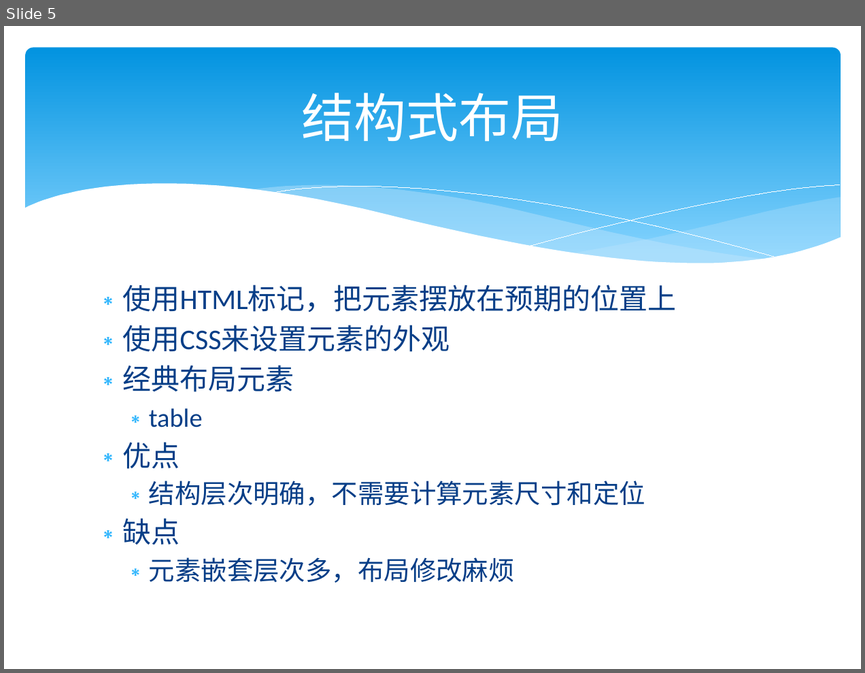
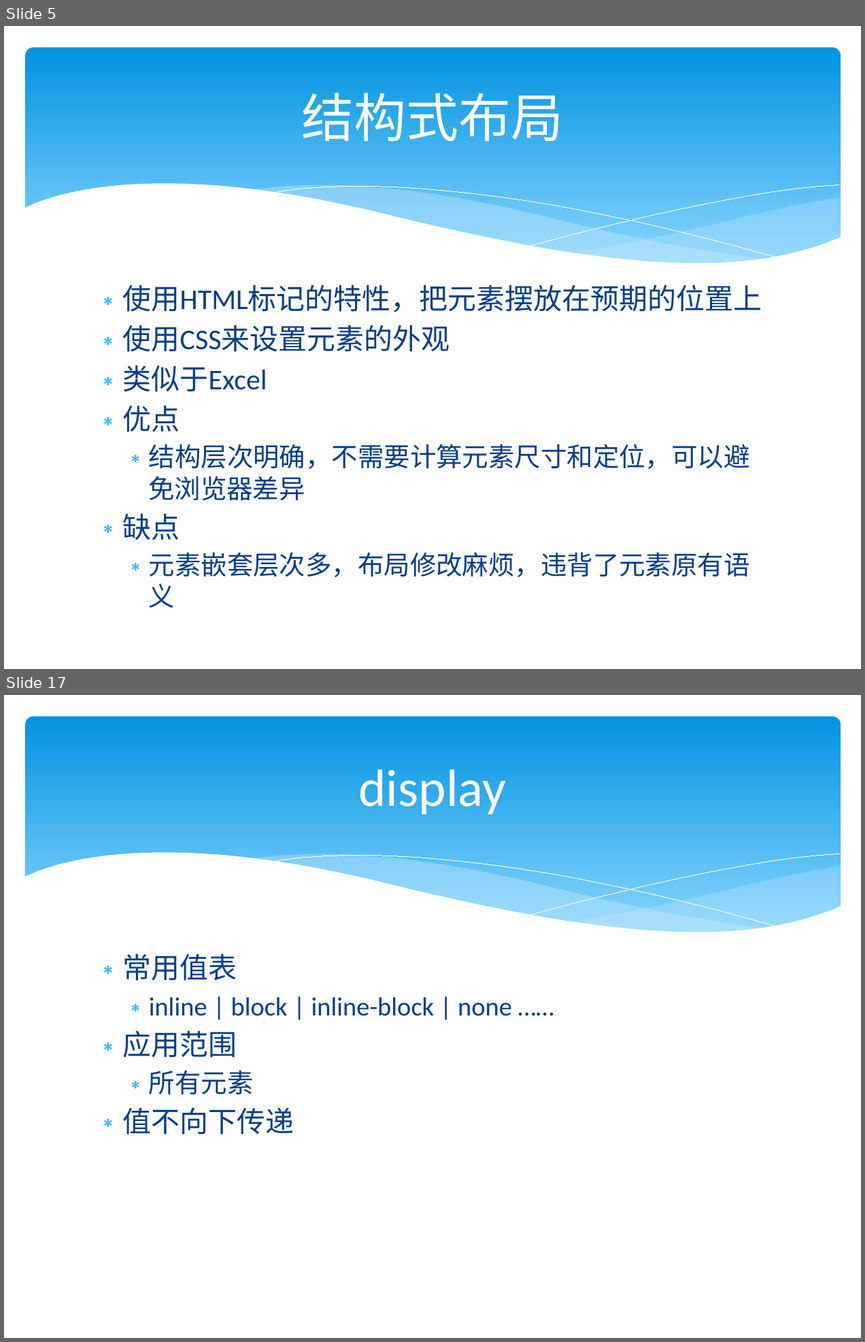
Before and after one commit to Hawkeyes0/HTML5-Test, a slide deck: Tour/Web前端技术_布局.pptx. Shown one above the other, each under a label of ours: slide 5 before the commit, slides 5 and 17 after it; the slides between them are not shown. The pictures are 865x673 and 865x1342 pixels, drawn with LibreOffice and Linux fonts; fonts in the diff are those of the drawing. Boxes give left, top, right and bottom in pixels: in the first picture for what was removed or moved away, otherwise in the second. Text is boxed around its words. In the diff, an @@ line names an element or a change of style, - is before the commit and + after.

Commit message:
更新布局资料

```diff
--- a/Tour/Web前端技术_布局.pptx
+++ b/Tour/Web前端技术_布局.pptx
@@ slide 17 added at bbox=[4, 695, 861, 1338], background #FFFFFF; not listed: 6 template elements that a slide beside it also shows @@
@@ title added at bbox=[359, 769, 506, 815], 44 pt, text #FFFFFF @@
+display
@@ text added at bbox=[123, 953, 512, 1134], 22 pt, text #073E87 @@
+∗ 常用值表
+  ∗ inline | block | inline-block | none ……
+∗ 应用范围
+  ∗ 所有元素
+∗ 值不向下传递
@@ slide 5 changed as well @@
@@ text at bbox=[123, 284, 762, 312]: text changed @@
-∗ 使用HTML标记，把元素摆放在预期的位置上
+∗ 使用HTML标记的特性，把元素摆放在预期的位置上
@@ text at bbox=[123, 365, 267, 392]: text changed @@
-∗ 经典布局元素
-  ∗ table
+∗ 类似于Excel
@@ text at bbox=[148, 444, 750, 500]: text changed @@
-  ∗ 结构层次明确，不需要计算元素尺寸和定位
+  ∗ 结构层次明确，不需要计算元素尺寸和定位，可以避免浏览器差异
@@ text at bbox=[148, 552, 750, 607]: text changed @@
-  ∗ 元素嵌套层次多，布局修改麻烦
+  ∗ 元素嵌套层次多，布局修改麻烦，违背了元素原有语义
```
Also in this commit, not shown: 2 other slides changed, 18 other slides added, 3 other files.
